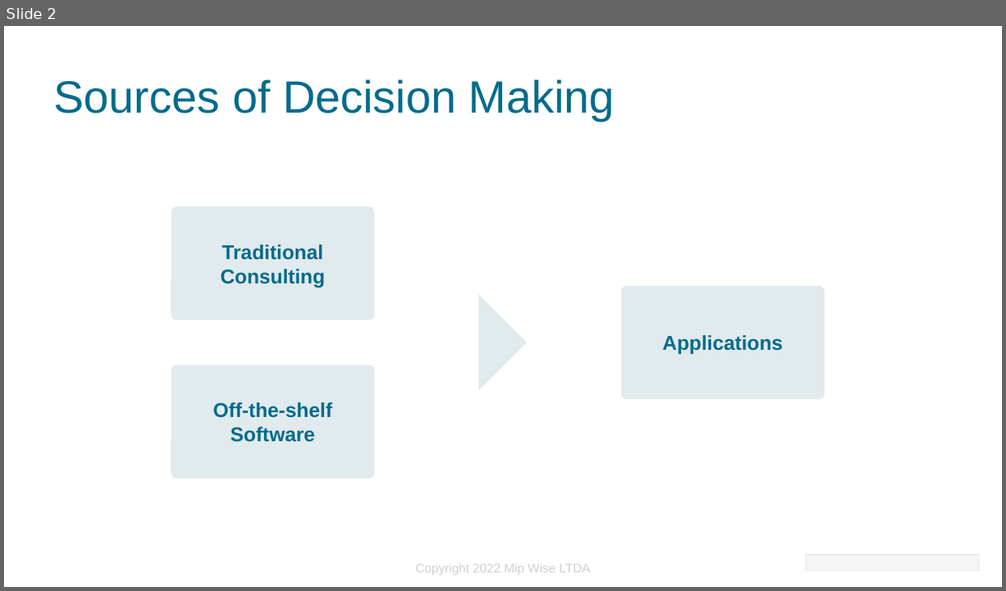
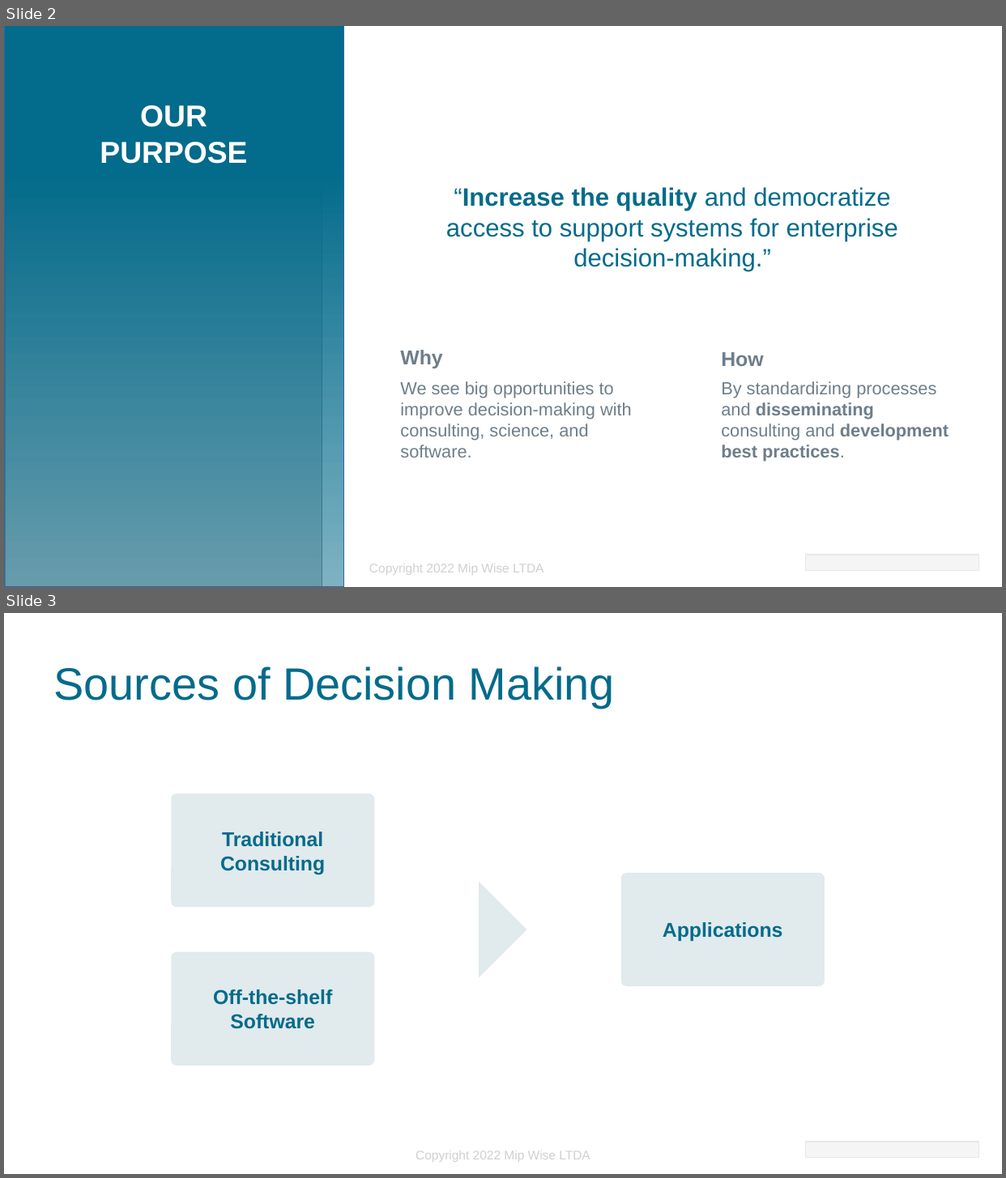
Before and after one commit to mipwise/workshop-data-validation, a slide deck: docs/data-validation-workshop.odp. Shown one above the other, each under a label of ours: slide 2 before the commit, slides 2 and 3 after it. The pictures are 1006x591 and 1006x1178 pixels, drawn with LibreOffice and Linux fonts; fonts in the diff are those of the drawing; grey boxes stand for pictures. Boxes give left, top, right and bottom in pixels: in the first picture for what was removed or moved away, otherwise in the second. Text is boxed around its words. In the diff, an @@ line names an element or a change of style, - is before the commit and + after.

Commit message:
docs: add a slide about the Mip Wise purpose

```diff
--- a/docs/data-validation-workshop.odp
+++ b/docs/data-validation-workshop.odp
@@ slide 2 added at (4, 26, 1002, 587), background #FFFFFF @@
@@ rectangle added at (4, 26, 343, 587), fill gradient #036B8B, outline #3465A4 0 pt @@
@@ title added at (100, 105, 247, 164), 24 pt, text #FFFFFF, bold @@
+OUR
+PURPOSE
@@ picture added at (5, 189, 322, 587) @@
@@ text added at (446, 187, 898, 271), 20 pt, text #036B8B @@
+“Increase the quality and democratize access to support systems for enterprise decision-making.”
@@ text added at (400, 350, 442, 369), 16 pt, text #6D7E8A, bold @@
+Why
@@ text added at (721, 352, 763, 366), 16 pt, text #6D7E8A, bold @@
+How
@@ text added at (400, 382, 632, 458), 14 pt, text #6D7E8A @@
+We see big opportunities to improve decision-making with consulting, science, and software.
@@ text added at (721, 382, 948, 462), 14 pt, text #6D7E8A @@
+By standardizing processes and disseminating consulting and development best practices.
@@ rectangle added at (798, 547, 987, 579), fill #FFFFFF at 80% opacity @@
@@ picture added at (805, 555, 979, 570) @@
@@ text added at (369, 564, 543, 575), 10 pt, text #D0D0D0 @@
+Copyright 2022 Mip Wise LTDA
@@ what was slide 2 is now slide 3 @@
```
Also in this commit, not shown: 2 slides changed.
